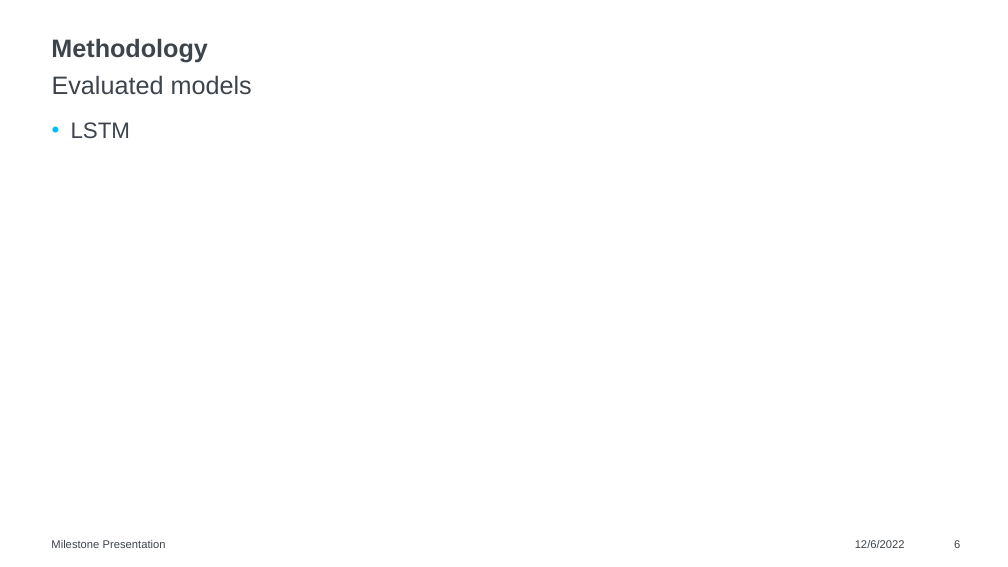
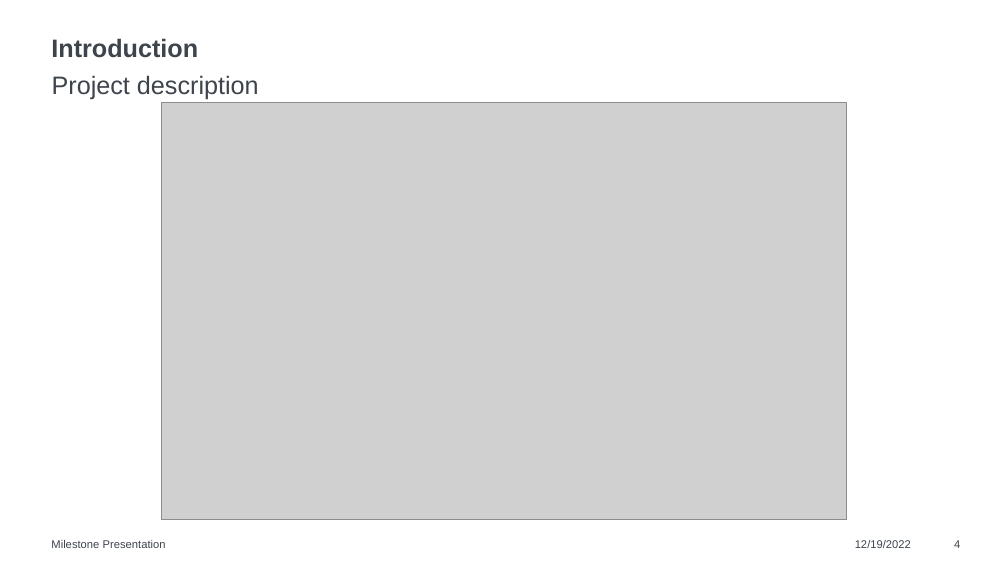
Before and after one commit to raviakash/Human_Activity_Postural_Transition_Recognition, a slide deck: slide 4 of Report/Milestone Presentation.pptx (slide 6 before the commit). Drawn at 1008x567 pixels with LibreOffice and Linux fonts; fonts in the diff are those of the drawing; grey boxes stand for pictures. Boxes give left, top, right and bottom in pixels: in the first picture for what was removed or moved away, otherwise in the second. Text is boxed around its words. In the diff, an @@ line names an element or a change of style, - is before the commit and + after.

```diff
--- a/Report/Milestone Presentation.pptx
+++ b/Report/Milestone Presentation.pptx
@@ title at <box>51,38,198,58</box>: text changed @@
-Methodology
+Introduction
@@ text at <box>52,75,259,100</box>: text changed @@
-Evaluated models
+Project description
@@ picture added at <box>161,103,847,520</box> @@
@@ text removed at <box>71,122,131,138</box> @@
-• LSTM
@@ text at <box>855,540,911,548</box>: text changed @@
-12/6/2022
+12/19/2022
@@ page number at <box>954,540,960,548</box>: text changed @@
-6
+4
```
Also in this commit, not shown: 6 other slides changed, 3 slides removed, 3 other files.
